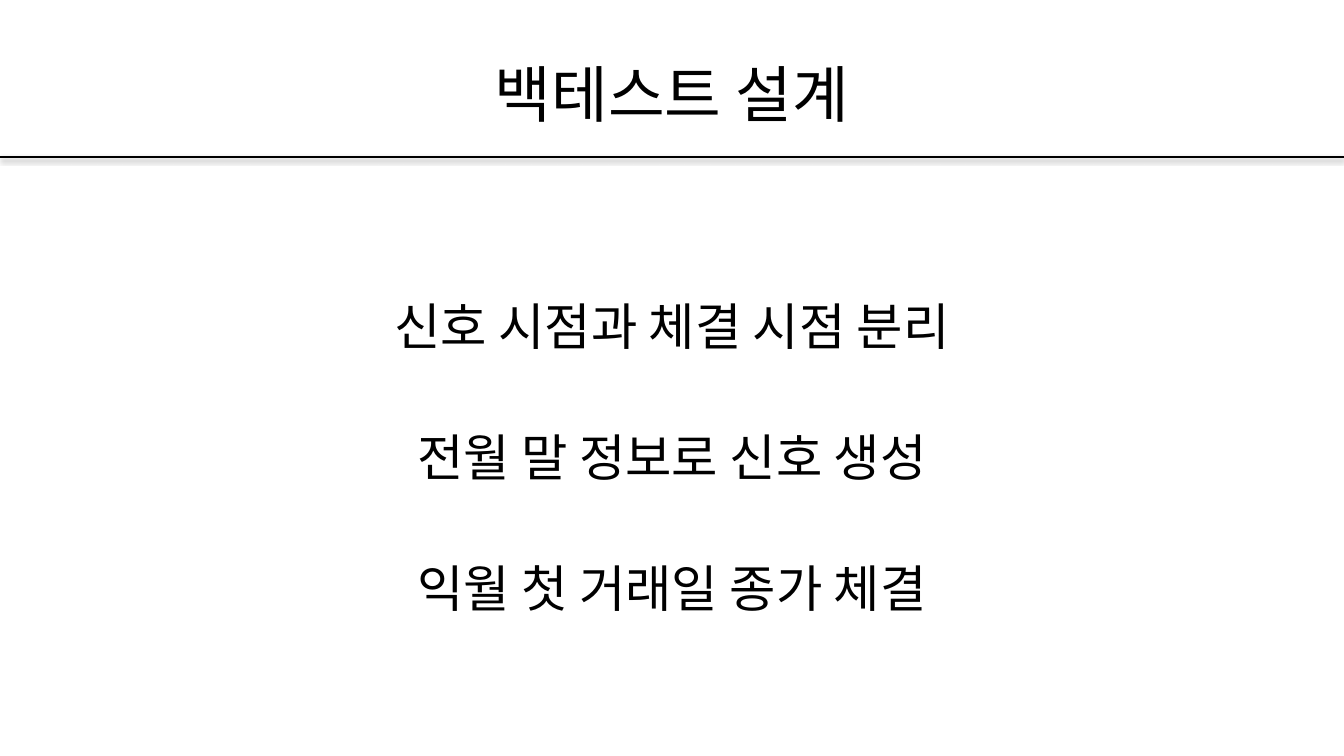
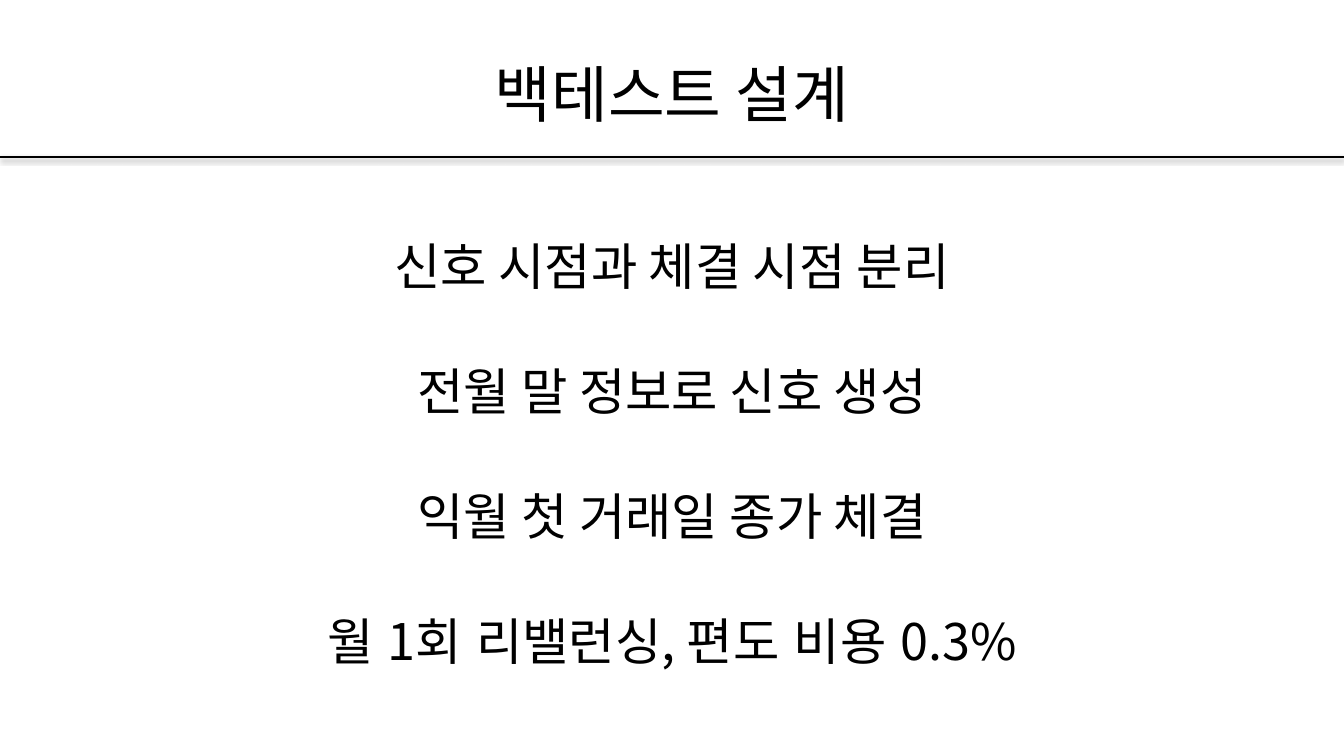
Before and after one commit to pdhman/KDT-AI-, a slide deck: slide 9 of 알파카_쿨다운_모멘텀_전략_발표초안.pptx (slide 8 before the commit). Drawn at 1344x756 pixels with LibreOffice and Linux fonts; fonts in the diff are those of the drawing. Boxes give left, top, right and bottom in pixels: in the first picture for what was removed or moved away, otherwise in the second. Text is boxed around its words. In the diff, an @@ line names an element or a change of style, - is before the commit and + after.

```diff
--- a/알파카_쿨다운_모멘텀_전략_발표초안.pptx
+++ b/알파카_쿨다운_모멘텀_전략_발표초안.pptx
@@ text at (394, 243, 950, 539): line spacing 2 to 1.9 @@
@@ text at (327, 618, 1017, 670): paragraph added @@
+월 1회 리밸런싱, 편도 비용 0.3%
```
Also in this commit, not shown: 7 other slides changed, 6 slides added, 2 other files.
